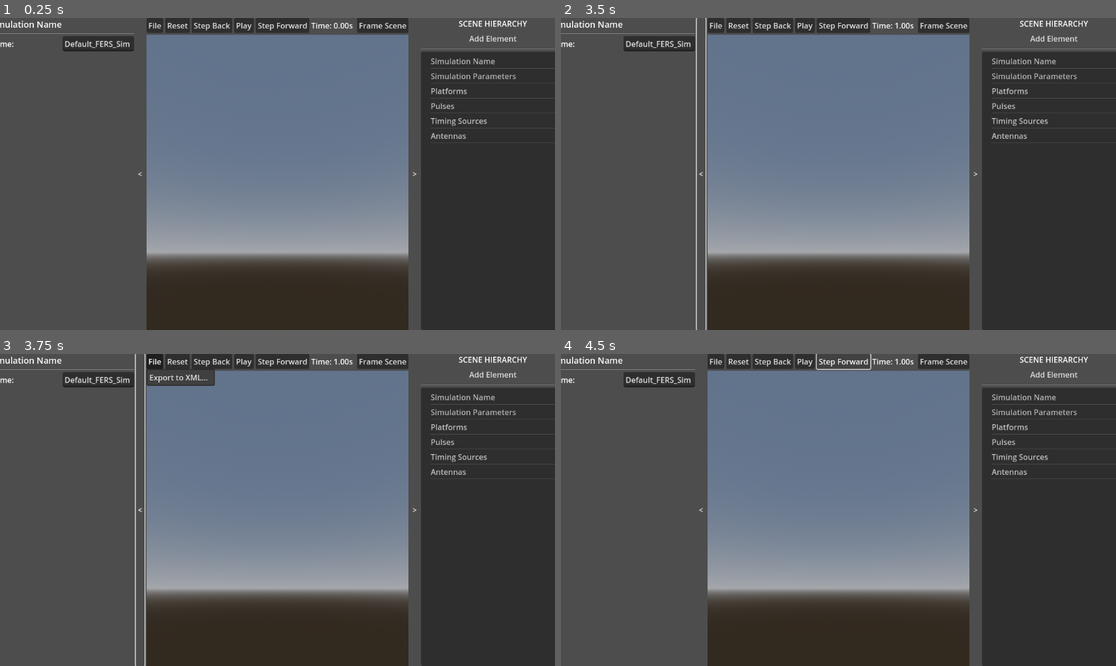
Above: before the commit, frames 1-4 (two rows, left to right).
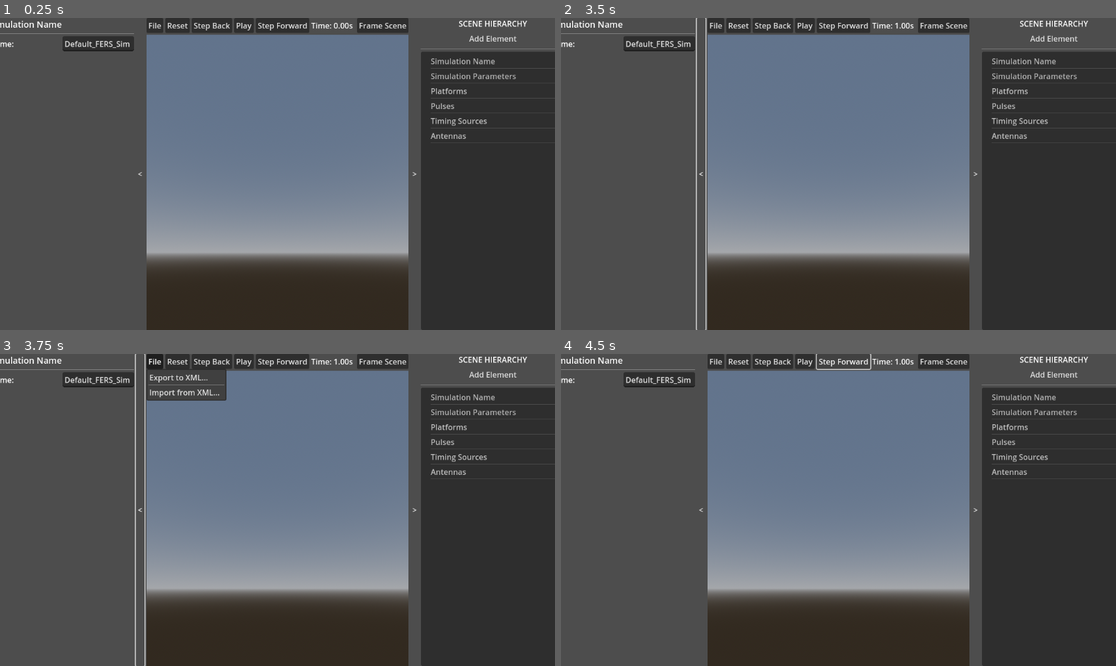
Above: after the commit, the same moments.

Repository: the-user-created/FERS_UI
Game: Godot game, scene res://scenes/main.tscn
Same seed, same stepped clock (60 frames per second), same inputs: the game is played once before the commit and once after it.
Inputs:
- Up to frame 1 (0.25 s): no input
- Up to frame 2 (3.5 s): click "Play" at 0.5 s; click "<" at 1.25 s; click "Play" at 2 s; click ">" at 2.75 s
- Up to frame 3 (3.75 s): click "File" at 3.5 s
- Up to frame 4 (4.5 s): click "Step Forward" at 4.25 s

Frames 1-2 are identical in both runs. In frame 3, 0.8% of the frame differs, in the area x 26-41%, y 4-15%; in frame 4, nothing differs.

Commit message:
feat: add basic XML import functionality

Diff:
--- a/scripts/data/simulation_data.gd
+++ b/scripts/data/simulation_data.gd
@@ -216,6 +216,181 @@
 	return results
 
 
+# --- XML IMPORT LOGIC ---
+func import_from_xml(xml_content: String) -> void:
+	_clear_simulation_data()
+
+	var parser := XMLParser.new()
+	var error := parser.open_buffer(xml_content.to_utf8_buffer())
+	if error != OK:
+		printerr("XML Import Error: Failed to open XML buffer. Error code: ", error)
+		return
+
+	var name_to_id_map := {}
+
+	while parser.read() == OK:
+		if parser.get_node_type() == XMLParser.NODE_ELEMENT:
+			var node_name := parser.get_node_name()
+			match node_name:
+				"simulation":
+					update_element_property("sim_name", "name_value", parser.get_named_attribute_value_safe("name"))
+				"parameters":
+					_parse_parameters(parser)
+				"pulse":
+					_parse_pulse(parser, name_to_id_map)
+				"timing":
+					_parse_timing(parser, name_to_id_map)
+				"antenna":
+					_parse_antenna(parser, name_to_id_map)
+				"platform":
+					_parse_platform(parser, name_to_id_map)
+
+
+func _clear_simulation_data() -> void:
+	var deletable_ids := []
+	for id in _simulation_elements_data:
+		if _simulation_elements_data[id].type in ["platform", "pulse", "timing_source", "antenna"]:
+			deletable_ids.append(id)
+
+	for id in deletable_ids:
+		_simulation_elements_data.erase(id)
+		emit_signal("element_removed", id)
+
+	for key in _id_counters:
+		_id_counters[key] = 0
+
+	_ready() # Reset global params
+	emit_signal("element_updated", "sim_name", get_element_data("sim_name"))
+	emit_signal("element_updated", "sim_params", get_element_data("sim_params"))
+	set_selected_element_id("sim_name")
+
+
+func _parse_parameters(parser: XMLParser) -> void:
+	var data := get_element_data("sim_params")
+	while parser.read() == OK:
+		var node_type = parser.get_node_type()
+		if node_type == XMLParser.NODE_ELEMENT_END and parser.get_node_name() == "parameters": break
+		if node_type == XMLParser.NODE_ELEMENT:
+			var key := parser.get_node_name()
+			parser.read() # Move to text node
+			var value := parser.get_node_data().strip_edges().to_float()
+			match key:
+				"starttime": data.start_time = value
+				"endtime": data.end_time = value
+				"rate": data.sampling_rate = value
+	_simulation_elements_data["sim_params"] = data
+	emit_signal("element_updated", "sim_params", data)
+
+
+func _parse_pulse(parser: XMLParser, name_to_id_map: Dictionary) -> void:
+	create_new_element("pulse")
+	var new_id := "pulse_%d" % _id_counters.pulse
+	var data := get_element_data(new_id)
+	data.name = parser.get_named_attribute_value_safe("name")
+	data.pulse_type_actual = parser.get_named_attribute_value_safe("type")
+	if data.pulse_type_actual == "file":
+		data.pulse_filename = parser.get_named_attribute_value_safe("filename")
+	name_to_id_map[data.name] = new_id
+
+	while parser.read() == OK:
+		var node_type = parser.get_node_type()
+		if node_type == XMLParser.NODE_ELEMENT_END and parser.get_node_name() == "pulse": break
+		if node_type == XMLParser.NODE_ELEMENT and not parser.is_empty():
+			var key = parser.get_node_name()
+			parser.read() # Move to the text content
+			if parser.get_node_type() == XMLParser.NODE_TEXT:
+				var value := parser.get_node_data().strip_edges().to_float()
+				match key:
+					"power": data.power = value
+					"carrier": data.carrier_frequency = value
+	_simulation_elements_data[new_id] = data
+	emit_signal("element_updated", new_id, data)
+
+
+func _parse_timing(parser: XMLParser, name_to_id_map: Dictionary) -> void:
+	create_new_element("timing_source")
+	var new_id := "timing_source_%d" % _id_counters.timing_source
+	var data := get_element_data(new_id)
+	data.name = parser.get_named_attribute_value_safe("name")
+	name_to_id_map[data.name] = new_id
+	while parser.read() == OK and not (parser.get_node_type() == XMLParser.NODE_ELEMENT and parser.get_node_name() == "frequency"):
+		pass # Seek to the frequency element
+	data.frequency = parser.get_node_data().strip_edges().to_float()
+	_simulation_elements_data[new_id] = data
+	emit_signal("element_updated", new_id, data)
+
+
+func _parse_antenna(parser: XMLParser, name_to_id_map: Dictionary) -> void:
+	create_new_element("antenna")
+	var new_id := "antenna_%d" % _id_counters.antenna
+	var data := get_element_data(new_id)
+	data.name = parser.get_named_attribute_value_safe("name")
+	data.antenna_pattern_actual = parser.get_named_attribute_value_safe("pattern")
+	if data.antenna_pattern_actual in ["xml", "file"]:
+		data.filename = parser.get_named_attribute_value_safe("filename")
+	name_to_id_map[data.name] = new_id
+	_simulation_elements_data[new_id] = data
+	emit_signal("element_updated", new_id, data)
+
+
+func _parse_platform(parser: XMLParser, name_to_id_map: Dictionary) -> void:
+	create_new_element("platform")
+	var new_id := "platform_%d" % _id_counters.platform
+	var data := get_element_data(new_id)
+	data.name = parser.get_named_attribute_value_safe("name")
+	name_to_id_map[data.name] = new_id
+
+	while parser.read() == OK:
+		var node_type := parser.get_node_type()
+		if node_type == XMLParser.NODE_ELEMENT_END and parser.get_node_name() == "platform": break
+		if node_type == XMLParser.NODE_ELEMENT:
+			match parser.get_node_name():
+				"motionpath":
+					data.motion_path.interpolation = parser.get_named_attribute_value_safe("interpolation")
+					var wps = []
+					while parser.read() == OK and not (parser.get_node_type() == XMLParser.NODE_ELEMENT_END and parser.get_node_name() == "motionpath"):
+						if parser.get_node_type() == XMLParser.NODE_ELEMENT and parser.get_node_name() == "positionwaypoint":
+							var wp = {"x":0.0, "y":0.0, "altitude":0.0, "time":0.0}
+							while parser.read() == OK and not (parser.get_node_type() == XMLParser.NODE_ELEMENT_END and parser.get_node_name() == "positionwaypoint"):
+								if parser.get_node_type() == XMLParser.NODE_ELEMENT:
+									var key = parser.get_node_name()
+									parser.read()
+									wp[key] = parser.get_node_data().strip_edges().to_float()
+							wps.append(wp)
+					data.motion_path.waypoints = wps
+				"fixedrotation":
+					data.rotation_model.type = "fixed"
+					while parser.read() == OK and not (parser.get_node_type() == XMLParser.NODE_ELEMENT_END and parser.get_node_name() == "fixedrotation"):
+						if parser.get_node_type() == XMLParser.NODE_ELEMENT:
+							var key = {"startazimuth":"start_azimuth", "startelevation":"start_elevation", "azimuthrate":"azimuth_rate", "elevationrate":"elevation_rate"}[parser.get_node_name()]
+							parser.read()
+							data.rotation_model.fixed_rotation_data[key] = parser.get_node_data().strip_edges().to_float()
+				"monostatic":
+					data = ElementDefaults.preparePlatformDataForSubtypeChange(data, "monostatic")
+					data.monostatic_radar_type = parser.get_named_attribute_value_safe("type")
+					data.monostatic_antenna_id_ref = name_to_id_map.get(parser.get_named_attribute_value_safe("antenna"))
+					data.monostatic_pulse_id_ref = name_to_id_map.get(parser.get_named_attribute_value_safe("pulse"))
+					data.monostatic_timing_id_ref = name_to_id_map.get(parser.get_named_attribute_value_safe("timing"))
+					while parser.read() == OK and not (parser.get_node_type() == XMLParser.NODE_ELEMENT_END and parser.get_node_name() == "monostatic"):
+						if parser.get_node_type() == XMLParser.NODE_ELEMENT:
+							var key = {"window_skip":"monostatic_window_skip", "window_length":"monostatic_window_length", "prf":"monostatic_prf", "noise_temp":"monostatic_noise_temp"}[parser.get_node_name()]
+							parser.read()
+							data[key] = parser.get_node_data().strip_edges().to_float()
+				"target":
+					data = ElementDefaults.preparePlatformDataForSubtypeChange(data, "target")
+					while parser.read() == OK and not (parser.get_node_type() == XMLParser.NODE_ELEMENT_END and parser.get_node_name() == "target"):
+						if parser.get_node_type() == XMLParser.NODE_ELEMENT:
+							if parser.get_node_name() == "rcs":
+								data.target_rcs_type_actual = parser.get_named_attribute_value_safe("type")
+								if data.target_rcs_type_actual == "file":
+									data.target_rcs_filename = parser.get_named_attribute_value_safe("filename")
+								else: # isotropic
+									parser.read(); parser.read()
+									data.target_rcs_value = parser.get_node_data().strip_edges().to_float()
+	_simulation_elements_data[new_id] = data
+	emit_signal("element_updated", new_id, data)
+
+
 # --- XML EXPORT LOGIC ---
 func export_as_xml() -> String:
 	_build_id_to_name_map()
@@ -291,7 +466,7 @@
 
 
 func _build_platform_xml(data: Dictionary, indent: String) -> String:
-	var parts: Array
+	var parts: Array[String]
 	parts.append(indent + '<platform name="%s">' % data.get("name", "unnamed"))
 	parts.append(_build_motion_path_xml(data.get("motion_path", {}), indent + "    "))
 	parts.append(_build_rotation_xml(data.get("rotation_model", {}), indent + "    "))
@@ -315,7 +490,7 @@
 
 
 func _build_rotation_xml(data: Dictionary, indent: String) -> String:
-	var parts: Array
+	var parts: Array[String]
 	if data.get("type", "fixed") == "fixed":
 		var fixed = data.get("fixed_rotation_data", {})
 		parts.append(indent + "<fixedrotation>")
--- a/scripts/main.gd
+++ b/scripts/main.gd
@@ -19,6 +19,7 @@
 @onready var frame_scene_button: Button = %frame_scene_button
 @onready var file_menu_button: MenuButton = %file_menu_button
 
+var import_file_dialog: FileDialog
 var export_file_dialog: FileDialog
 
 # --- GODOT VIRTUAL METHODS ---
@@ -33,7 +34,14 @@
 	frame_scene_button.pressed.connect(world_3d_view.frame_scene_contents)
 	right_sidebar.camera_focus_requested.connect(_on_camera_focus_requested)
 
-	# Setup File menu and export dialog
+	# Setup File menu and dialogs
+	import_file_dialog = FileDialog.new()
+	import_file_dialog.title = "Import Simulation from XML"
+	import_file_dialog.file_mode = FileDialog.FILE_MODE_OPEN_FILE
+	import_file_dialog.add_filter("*.xml", "XML Simulation File")
+	import_file_dialog.file_selected.connect(_on_import_file_selected)
+	add_child(import_file_dialog)
+
 	export_file_dialog = FileDialog.new()
 	export_file_dialog.title = "Export Simulation to XML"
 	export_file_dialog.file_mode = FileDialog.FILE_MODE_SAVE_FILE
@@ -41,6 +49,8 @@
 	export_file_dialog.file_selected.connect(_on_export_file_selected)
 	add_child(export_file_dialog)
 	file_menu_button.get_popup().add_item("Export to XML...", 0)
+	file_menu_button.get_popup().add_separator()
+	file_menu_button.get_popup().add_item("Import from XML...", 1)
 	file_menu_button.get_popup().id_pressed.connect(_on_file_menu_id_pressed)
 
 	# Set initial UI state
@@ -84,6 +94,20 @@
 			var sim_name = SimData.get_element_data("sim_name").get("name_value", "simulation")
 			export_file_dialog.current_file = "%s.xml" % sim_name.to_snake_case()
 			export_file_dialog.popup_centered()
+		1: # Import from XML
+			import_file_dialog.popup_centered()
+
+
+func _on_import_file_selected(path: String) -> void:
+	if not FileAccess.file_exists(path):
+		printerr("Import failed: File does not exist at path: ", path)
+		return
+
+	var file := FileAccess.open(path, FileAccess.READ)
+	var content := file.get_as_text()
+	file.close()
+
+	SimData.import_from_xml(content)
 
 
 func _on_export_file_selected(path: String) -> void:
